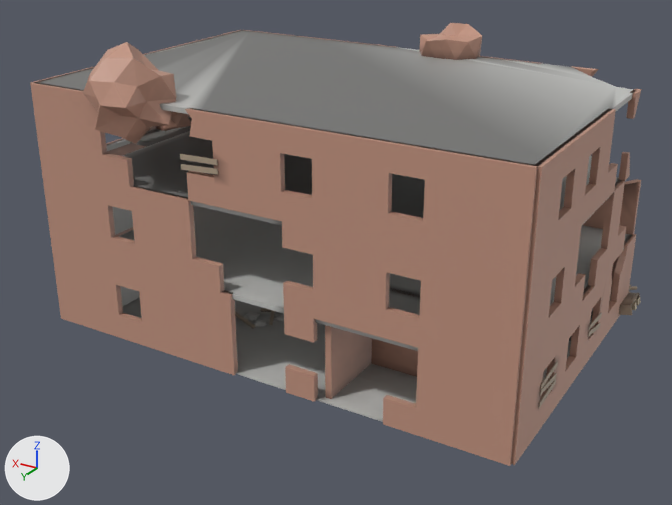
The glTF model jogo/assets/ruinas/predio_r1.glb: old version first, new version second.
Camera for both pictures: a 50 mm lens placed at (-16.2, 27.8, 16.2), pointed at (-0.1, 1.0, 2.8). Lighting does not change. The marker at lower left points along +X, +Y and +Z. The picture after the commit comes second. Objects named as collision shapes, trigger or cutter boxes, shadow casters or lower levels of detail are left out. Where no turn or scale is listed for an object, it has been applied to the vertices.

Objects in the first picture: 'chao', 'ext0_2', 'ext0_3', 'ext1_2', 'ext1_3', 'ext2_0', 'ext2_2', 'ext2_3', 'int_0', 'laje1', 'laje2', 'teto' and 13 more.
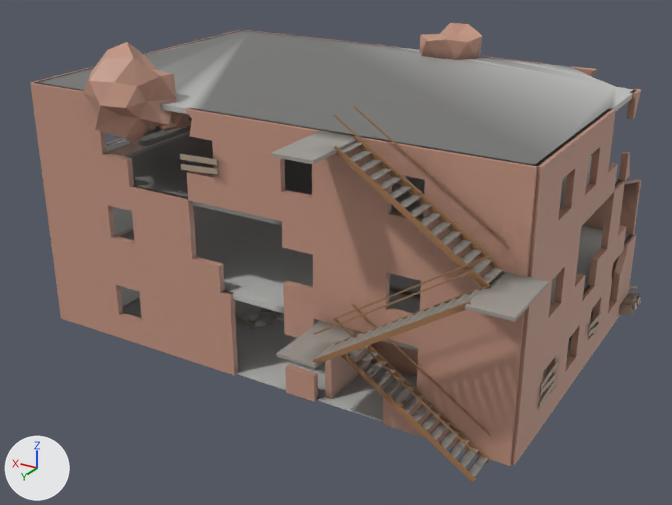
What differs and where, as boxes (x1, y1, x2, y2) in the pictures (672 x 505 px):
'escada_incendio', added
    after: (313, 106, 506, 483)
    faces in mat_ferrugem: (313, 106, 506, 483)
    faces in mat_metal: (315, 142, 503, 477)
'patamar_1', added
    after: (465, 272, 549, 321)
'patamar_0', added
    after: (276, 321, 357, 368)
'patamar_2', added
    after: (271, 132, 359, 164)

The change, as a list of edits to the scene's bpy script:
```text
Add mat_metal:
    mat_metal = bpy.data.materials.new('metal')
    # nodes: BsdfPrincipled, Mix, OutputMaterial, VertexColor
    # colours: grey #a09b95, mixed with the vertex colours
Add mat_ferrugem:
    mat_ferrugem = bpy.data.materials.new('ferrugem')
    # nodes: BsdfPrincipled, Mix, OutputMaterial, VertexColor
    # colours: brown #a07650, mixed with the vertex colours
Add me_patamar_2_col:
    me_patamar_2_col.from_pydata(...)  # 30 vertices, 56 faces; spans x -0.65..0.65, y -1.2..1.2, z -0.05..0.05
    me_patamar_2_col.materials.append(mat_metal)
Add me_patamar_1_col:
    me_patamar_1_col.from_pydata(...)  # 30 vertices, 56 faces; spans x -0.65..0.65, y -1.2..1.2, z -0.05..0.05
    me_patamar_1_col.materials.append(mat_metal)
Add me_patamar_0_col:
    me_patamar_0_col.from_pydata(...)  # 30 vertices, 56 faces; spans x -0.65..0.65, y -1.2..1.2, z -0.05..0.05
    me_patamar_0_col.materials.append(mat_metal)
Add me_deg:
    me_deg.from_pydata(...)  # 972 vertices, 1716 faces; spans x -0.2..4.49, y -0.54..1.64, z -0.17..9.82
    # faces by material slot: [900, 816]
    me_deg.materials.append(mat_metal)
    me_deg.materials.append(mat_ferrugem)
Add ob_patamar_2:
    ob_patamar_2 = bpy.data.objects.new('patamar_2', me_patamar_2_col)
    ob_patamar_2.location = (-3.25, 7.3, 8.95)
Add ob_patamar_1:
    ob_patamar_1 = bpy.data.objects.new('patamar_1', me_patamar_1_col)
    ob_patamar_1.location = (-8.95, 7.3, 5.95)
Add ob_patamar_0:
    ob_patamar_0 = bpy.data.objects.new('patamar_0', me_patamar_0_col)
    ob_patamar_0.location = (-3.25, 7.3, 2.95)
Add ob_escada_incendio:
    ob_escada_incendio = bpy.data.objects.new('escada_incendio', me_deg)
    ob_escada_incendio.location = (-8.25, 6.75, 0.1)
```
